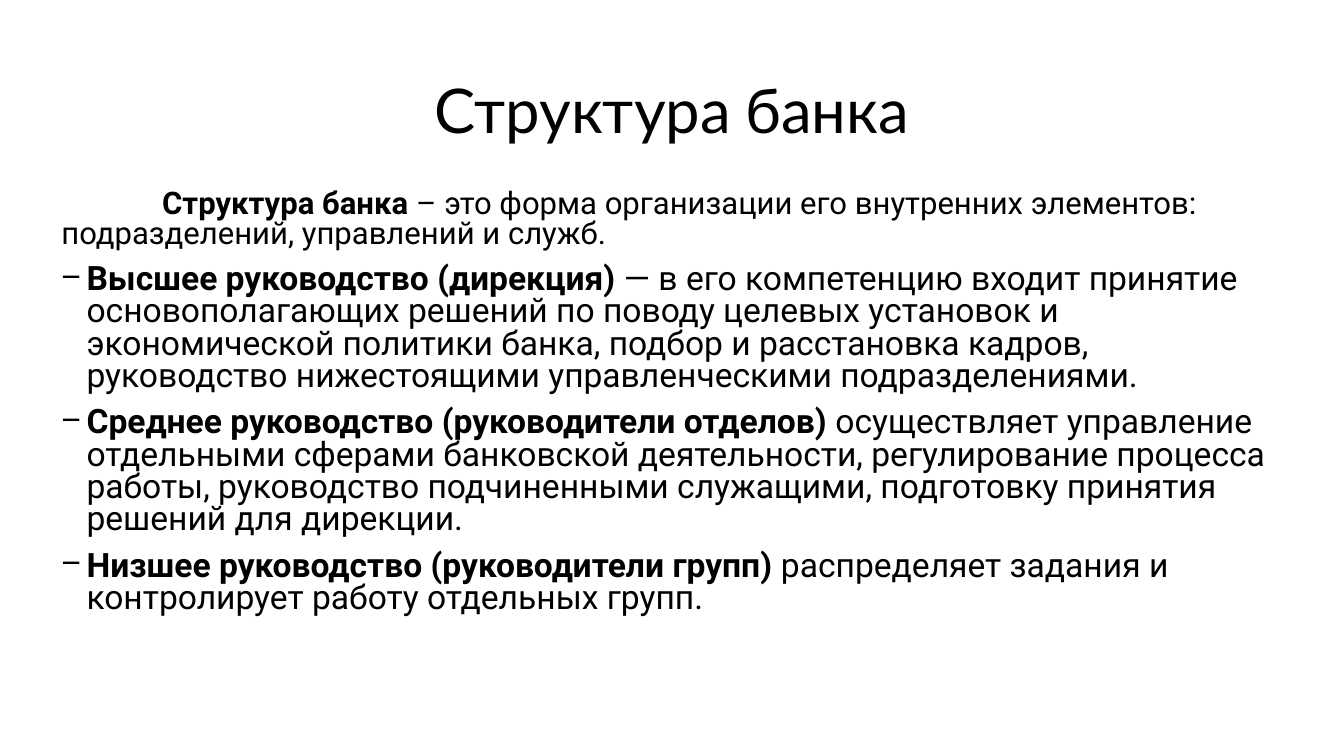
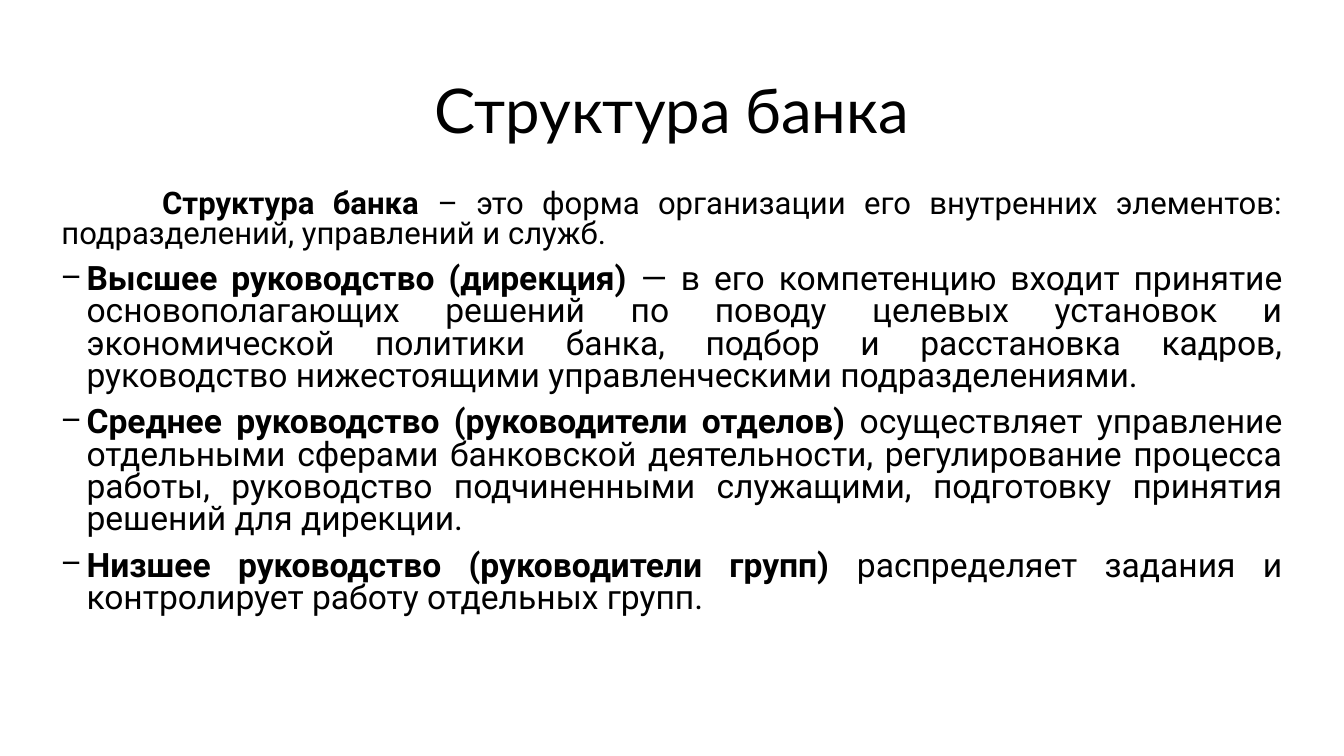
Before and after one commit to endlesslydivided/CRYPTO_3_2, a slide deck: slide 4 of Lab1/Проект политики информационной безопасности банка.pptx. Drawn at 1344x756 pixels with LibreOffice and Linux fonts; fonts in the diff are those of the drawing; background and template pictures are left out. Boxes give left, top, right and bottom in pixels: in the first picture for what was removed or moved away, otherwise in the second. Text is boxed around its words. In the diff, an @@ line names an element or a change of style, - is before the commit and + after.

```diff
--- a/Lab1/Проект политики информационной безопасности банка.pptx
+++ b/Lab1/Проект политики информационной безопасности банка.pptx
@@ text "Структура банка – это форма ..." at bbox=[61, 190, 1283, 616]: alignment left to justified @@
```
Also in this commit, not shown: 2 other slides changed, 20 other files.
